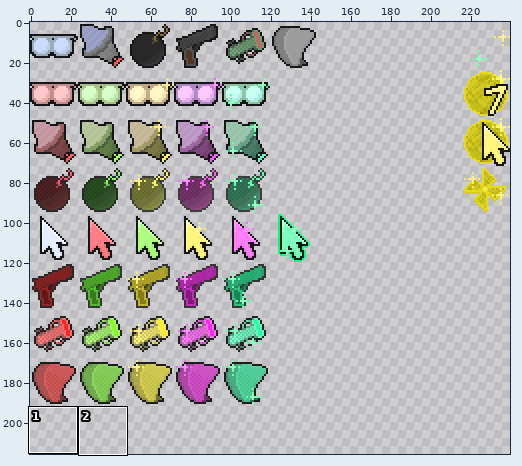
A sprite sheet gets an edit: SMS_upgSheet.png. The first picture is a wide view before the edit; the outline marks the close-up.
Close-up. Before:
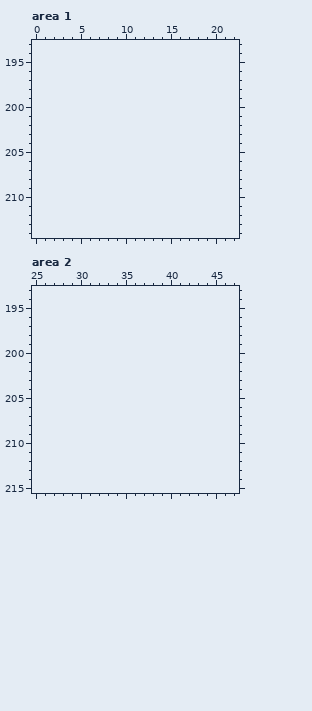
The file is 480x384 pixels, drawn in blocks of 2x2; one block is one cell here. Colours within 5 levels of each other are drawn and written as one. Shown: area 1: x 0..22, y 193..214; area 2: x 25..47, y 193..215. The old version is drawn lined up with the new one, on the new canvas. The commit also changed other parts of the picture, which this record leaves out.
The result:
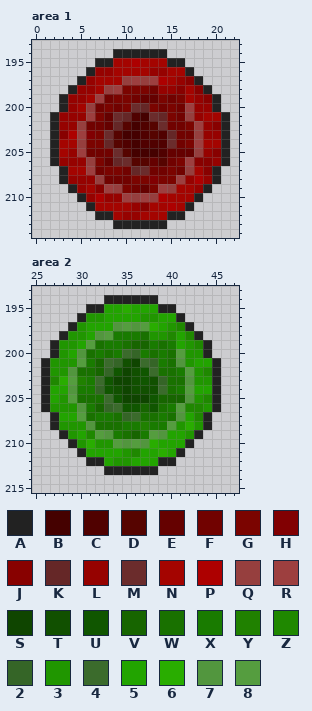
Palette (. is transparent): A #222222  B #450100  C #500100  D #560400  E #650100  F #710200  G #7b0400  H #810002  J #880100  K #652727  L #960200  M #6b2c2c  N #a40400  P #ad0000  Q #963f3e  R #9d3f3f  S #0f4500  T #115000  U #105600  V #176500  W #197100  X #197b00  Y #208100  Z #1f8800  2 #356527  3 #209600  4 #3b6b2c  5 #22a400  6 #29ad00  7 #52963e  8 #559d3f
Diff:
canvas 240x192 -> 240x216
Changed rows in their new state; - is an unchanged pixel.
Area 1:
first column x 2:
194 -------AAAAAA-------
195 -----AANNPNNNAA-----
196 ----ALLNNNNLLNNA----
197 ---ALNNNQRQRPNLJA---
198 --ALLNQRGGGFLLJNJA--
199 -ALLNRFGGFEEGFGNLJA-
200 -ALNQFGFGMKGFGFRLLA-
201 ALLLRGEMKCBMKGFQLNNA
202 ALLQFFEKDBCDMFFGRLJA
203 AJPRHGMDBBCDCKFFQLLA
204 ANNQGGKDCBCCCMFGRNNA
205 ANLRFFFMDBBBCEEEQLJA
206 ALLLQGEKMDDEDFGRJJLA
207 -ANNRFGGFKMFFGFQNJA-
208 -ALLLQFFFGGHGGRLPLA-
209 --ALNJRQGFEGRQNNLA--
210 ---ALPLLRQRQPNNNA---
211 ----ANNNNLJNNPNA----
212 -----AANLLNNNAA-----
213 -------AAAAAA-------
Area 2:
first column x 26:
194 -------AAAAAA-------
195 -----AA556555AA-----
196 ----A3355553355A----
197 ---A35557878653ZA---
198 --A33578XXXW33Z5ZA--
199 -A3358WXXWVVXWX53ZA-
200 -A357WXWX42XWXW833A-
201 A3338XV42TS42XW7355A
202 A337WWV2USTU4WWX83ZA
203 AZ68YX4USSTUT2WW733A
204 A557XX2UTSTTT4WX855A
205 A538WWW4USSSUVVV73ZA
206 A3337XV24UUVUWX8ZZ3A
207 -A558WXXW24WWXW75ZA-
208 -A3337WWWXXYXX8363A-
209 --A35Z87XWVX87553A--
210 ---A363387876555A---
211 ----A55553Z5565A----
212 -----AA533555AA-----
213 -------AAAAAA-------
Where, in picture pixels (left, top, right, bottom), the same in both close-ups:
added: (50, 49, 230, 229)
added: (41, 295, 221, 475)
